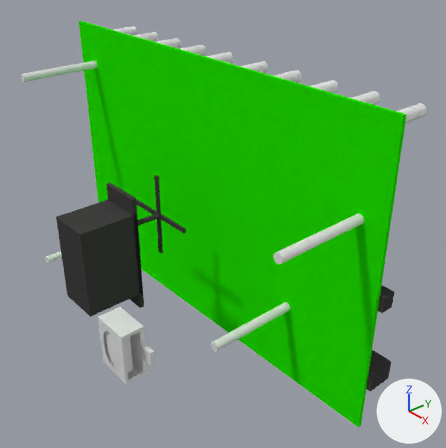
One commit to the Blender file 3D_Prints/Final_draft/max.blend: the scene before it, then after it.
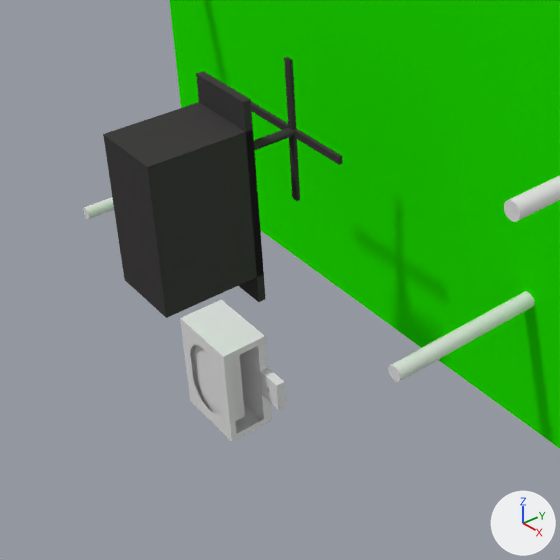
Old and new are each drawn whole from a 50 mm lens placed at (0.2083, -0.1661, 0.1989), pointed at (0.0074, 0.0064, 0.0551) and again close up on the part from 0% to 68% of the width and 32% to 100% of the height. Lighting does not change. The marker at lower right points along +X, +Y and +Z.

Objects in the first close-up: 'Blade', 'CAB1', 'CAB2', 'CABFRONT', 'PCB_MAIN', 'Servo', 'Speaker', 'servoconn', 'standooff1', 'standooff2'.
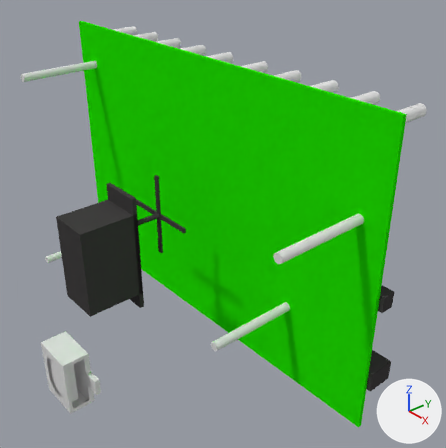
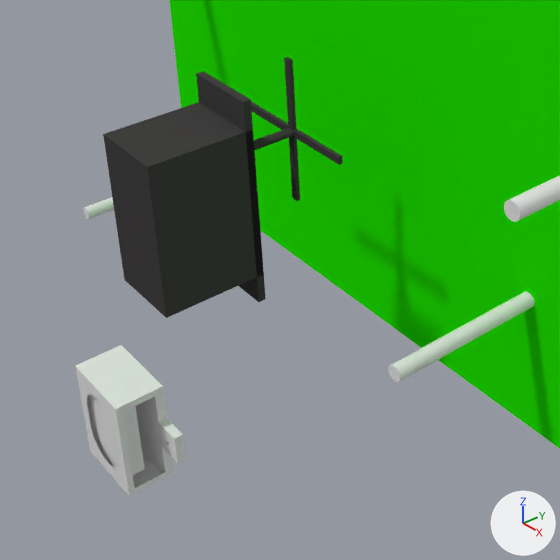
What changed in the scene script:
```text
Change ob_cab1:
    ob_cab1.location: (-0.061, -0.0172, -0.05) -> (-0.061, -0.0549, -0.05)
```

Pixel boxes [x1, y1, x2, y2] of what changed, in the close-ups (560 x 560 px):
'CAB1', moved: before [186, 303, 265, 439]; after [81, 349, 167, 494]
'CABFRONT', moved: before [180, 316, 236, 442]; after [75, 363, 135, 497]
'CAB2', moved: before [214, 300, 272, 424]; after [113, 345, 174, 477]
'Speaker', moved: before [193, 345, 245, 421]; after [89, 395, 145, 476]
'servoconn', moved: before [259, 367, 286, 409]; after [158, 419, 186, 463]
